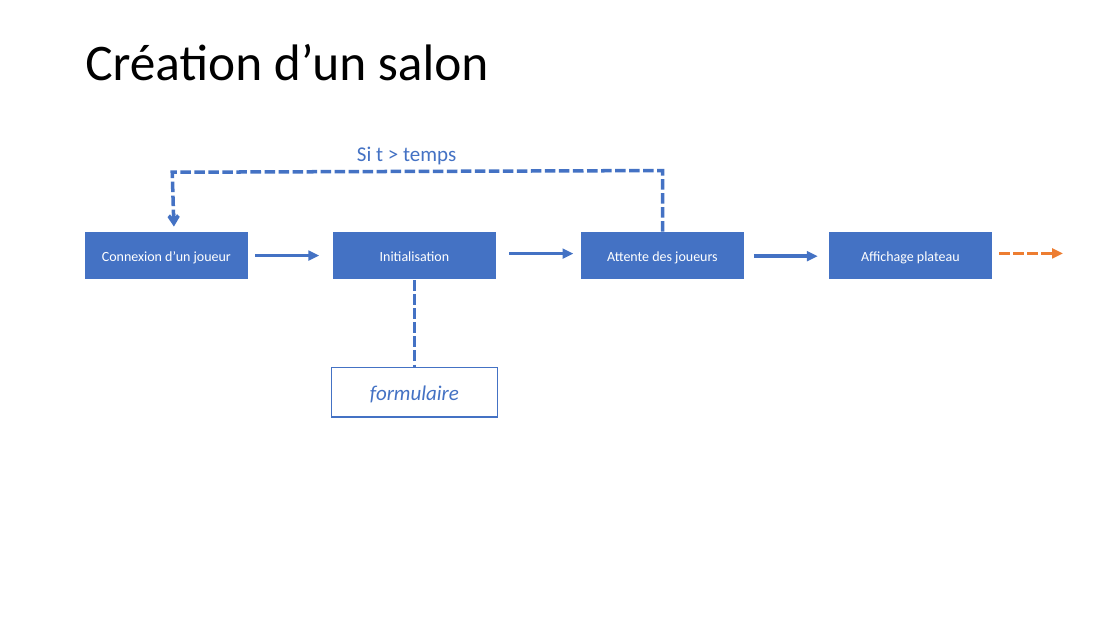
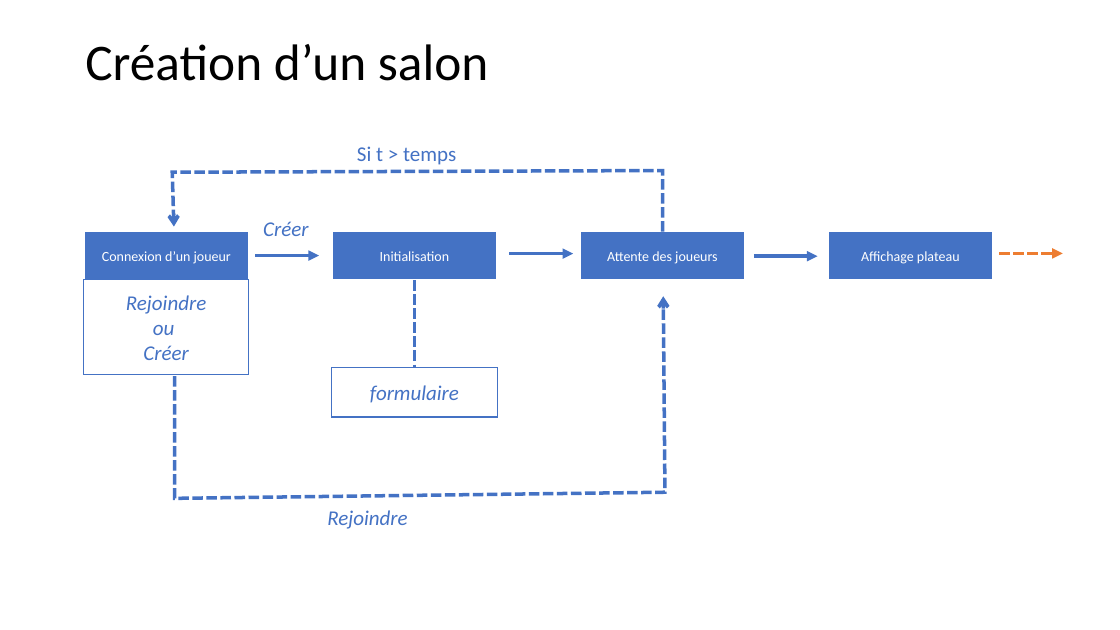
Before and after one commit to Mat-gif/TER_Gsociety, a slide deck: slide 4 of Rapport/Reflexion/Processus.pptx. Drawn at 1120x630 pixels with LibreOffice and Linux fonts; fonts in the diff are those of the drawing. Boxes give left, top, right and bottom in pixels: in the first picture for what was removed or moved away, otherwise in the second. Text is boxed around its words. In the diff, an @@ line names an element or a change of style, - is before the commit and + after.

```diff
--- a/Rapport/Reflexion/Processus.pptx
+++ b/Rapport/Reflexion/Processus.pptx
@@ text added at [263, 221, 308, 236], 18 pt, text #4472C4, italic @@
+Créer
@@ rectangle added at [83, 280, 249, 375], fill #FFFFFF, outline #4472C4 1 pt, 18 pt, text #4472C4, italic @@
+Rejoindre
+ou
+Créer
@@ freeform shape added at [175, 278, 665, 498], outline #4472C4 3 pt dashed @@
@@ text added at [327, 510, 407, 529], 18 pt, text #4472C4, italic @@
+Rejoindre
```
Also in this commit, not shown: 1 other slide changed.
